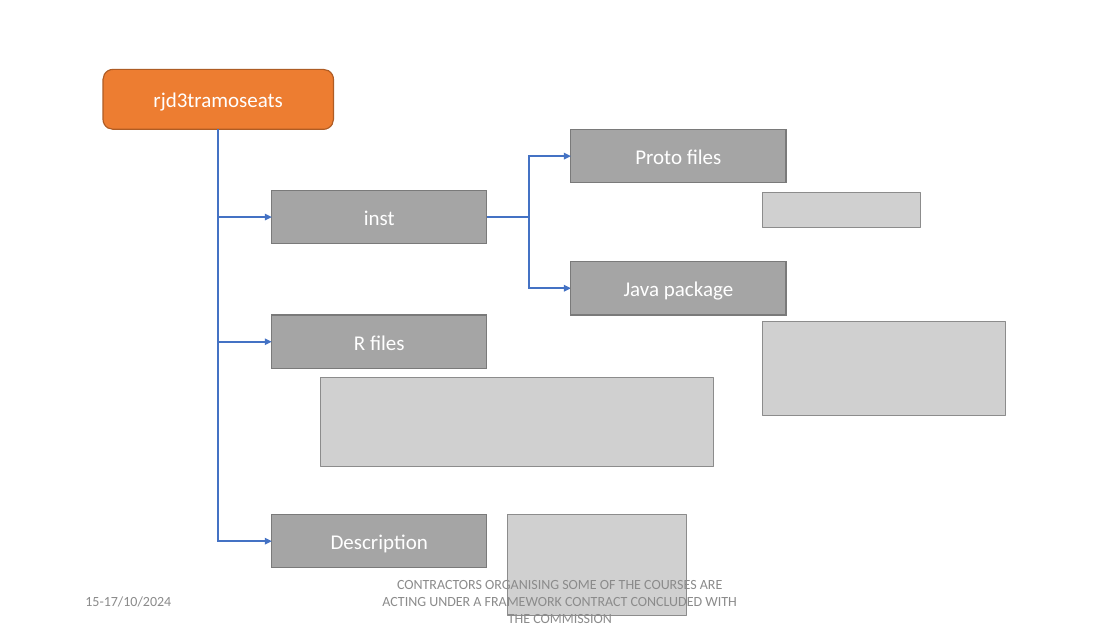
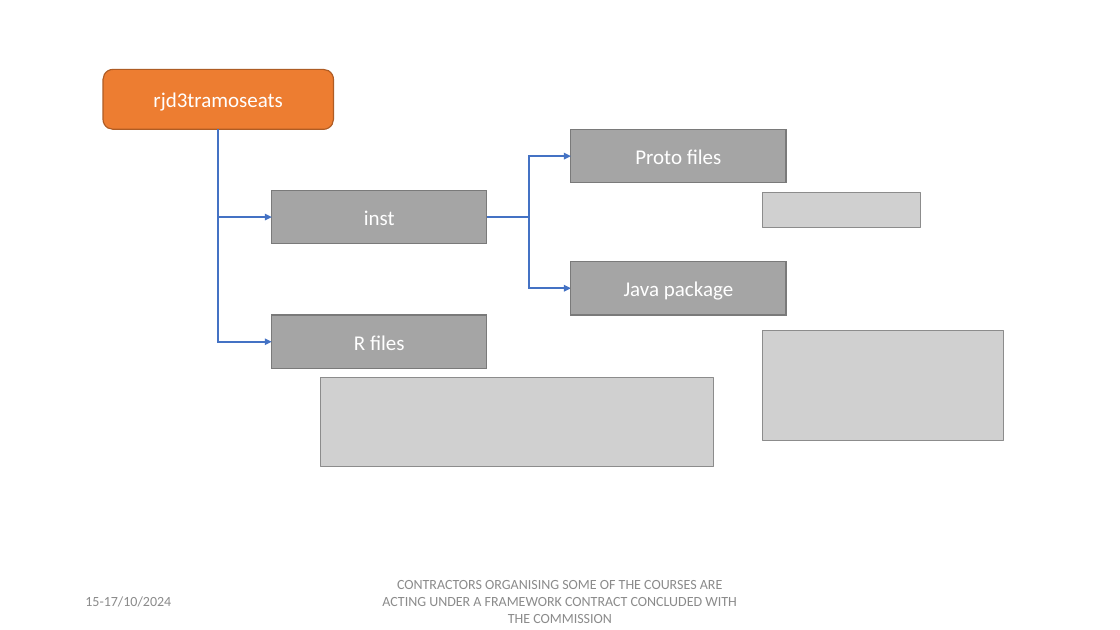
Before and after one commit to palatej/ESTP2024, a slide deck: slide 6 of Presentations/1.3 JD+ and R.pptx. Drawn at 1120x630 pixels with LibreOffice and Linux fonts; fonts in the diff are those of the drawing; grey boxes stand for pictures. Boxes give left, top, right and bottom in pixels: in the first picture for what was removed or moved away, otherwise in the second. Text is boxed around its words. In the diff, an @@ line names an element or a change of style, - is before the commit and + after.

```diff
--- a/Presentations/1.3 JD+ and R.pptx
+++ b/Presentations/1.3 JD+ and R.pptx
@@ elbow arrow removed from (218, 129) to (271, 541) @@
@@ picture resized from (x1=763, y1=322, x2=1006, y2=417) to (x1=763, y1=331, x2=1003, y2=440) @@
@@ rectangle removed at (x1=271, y1=514, x2=486, y2=568) @@
-Description
@@ picture removed at (x1=507, y1=514, x2=686, y2=615) @@
```
Also in this commit, not shown: 7 other slides changed, 12 other files.
